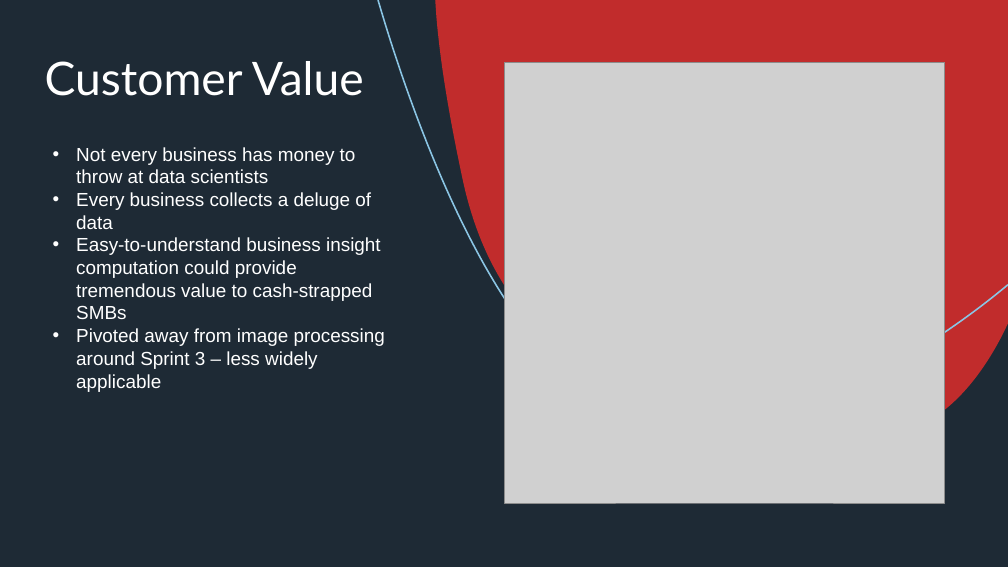
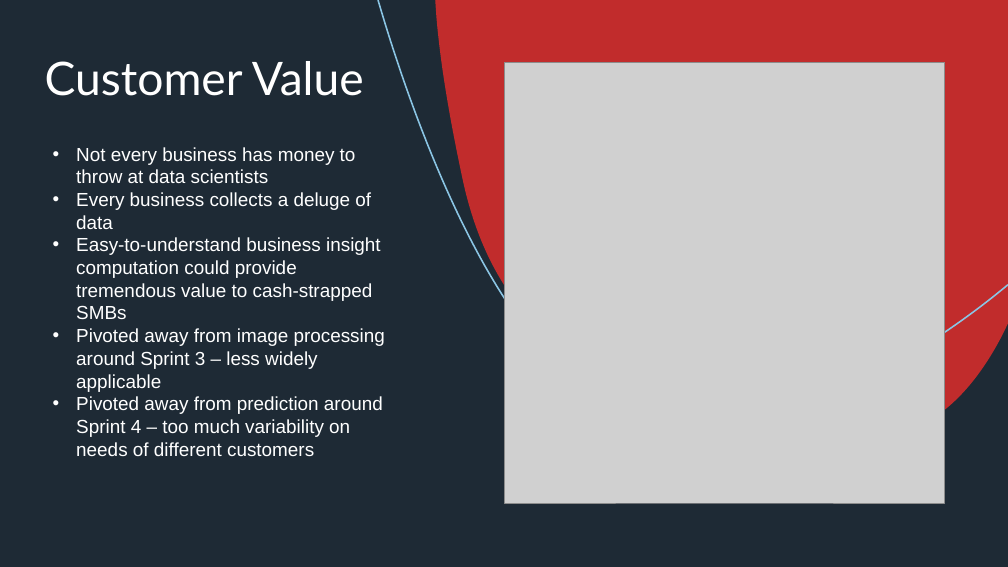
Before and after one commit to CS340-21/MathMajorsUnite, a slide deck: slide 3 of Dolphyn_Insights_Final_Presentation.pptx. Drawn at 1008x567 pixels with LibreOffice and Linux fonts; fonts in the diff are those of the drawing; grey boxes stand for pictures. Boxes give left, top, right and bottom in pixels: in the first picture for what was removed or moved away, otherwise in the second. Text is boxed around its words. In the diff, an @@ line names an element or a change of style, - is before the commit and + after.

```diff
--- a/Dolphyn_Insights_Final_Presentation.pptx
+++ b/Dolphyn_Insights_Final_Presentation.pptx
@@ text at <box>76,396,383,456</box>: paragraph added @@
+• Pivoted away from prediction around Sprint 4 – too much variability on needs of different customers
```
Also in this commit, not shown: 2 other slides changed.
